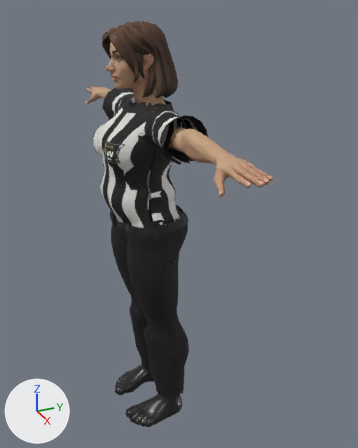
An edit to the glTF model game/assets/characters/aubrey_edwards.glb, drawn before and after from the same camera.
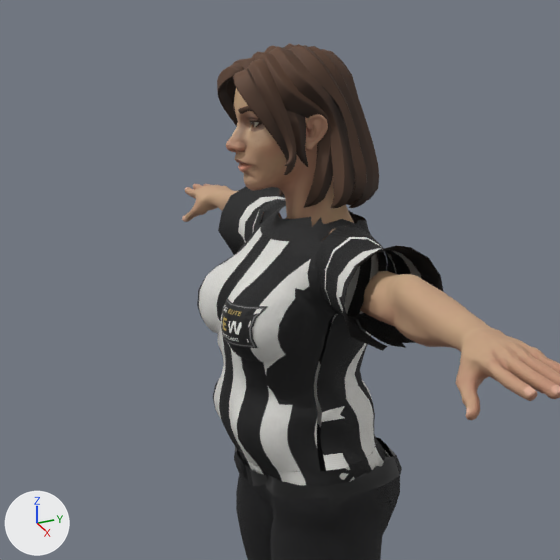
There are two pictures of each version: one whole from a 50 mm camera at (1.843, -0.647, 1.855) aimed at (0.03, 0.169, 0.948), one close up on the part from 0% to 73% of the width and 0% to 59% of the height. Every picture has the same lights, and +X, +Y and +Z are marked at lower left. The older version's two pictures come first.

The scene before the commit, as lines of its bpy script (objects in view):
```python
me_aubrey_patch = bpy.data.meshes.new('Aubrey_Patch')
me_aubrey_patch.from_pydata(...)  # 35 vertices, 48 faces; spans x 0.039..0.1417, y -0.1599..-0.095, z 1.2942..1.3664
me_aubrey_patch.materials.append(mat_m_refpatch)  # picture img_t_aubrey_patch
me_aubrey_trousers = bpy.data.meshes.new('Aubrey_Trousers')
me_aubrey_trousers.from_pydata(...)  # 1150 vertices, 2066 faces; spans x -0.217..0.217, y -0.117..0.192, z 0.089..1.039
# faces by material slot: [1998, 68]
me_aubrey_trousers.materials.append(mat_m_trousers)
me_aubrey_trousers.materials.append(mat_m_belt)
me_hair_long = bpy.data.meshes.new('Hair_Long')
me_hair_long.from_pydata(...)  # 1521 vertices, 2906 faces; spans x -0.122..0.122, y -0.109..0.162, z 1.501..1.777
me_hair_long.materials.append(mat_mi_hair_2_001)
ob_aubrey_hair = bpy.data.objects.new('Aubrey_Hair', me_hair_long)
ob_aubrey_hair.location = (0.0, 0.0, 0.0)
ob_aubrey_patch = bpy.data.objects.new('Aubrey_Patch', me_aubrey_patch)
ob_aubrey_patch.location = (0.0, 0.0, 0.0)
ob_aubrey_trousers = bpy.data.objects.new('Aubrey_Trousers', me_aubrey_trousers)
ob_aubrey_trousers.location = (0.0, 0.0, 0.0)
# also in view: 'Aubrey_Body' at (0.0, 0.002, 1.559); 'Aubrey_Shirt' at (0.0, 0.012, 1.226)
```
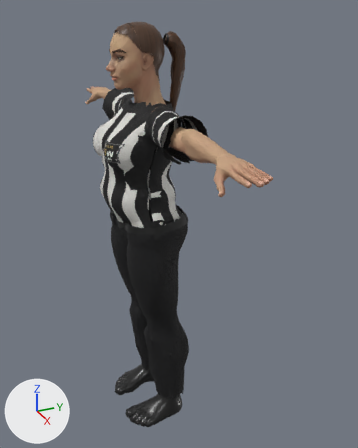
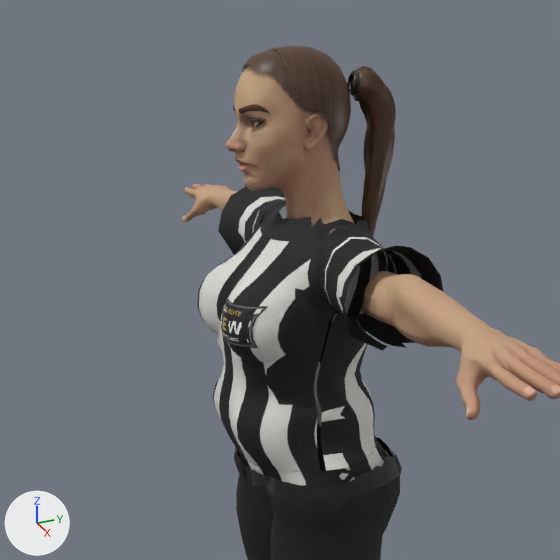
Edits to the bpy script that builds the scene:
```text
Add img_t_aubrey_strands:
    img_t_aubrey_strands = load_image('T_Aubrey_Strands', '_unpacked/T_Aubrey_Strands', 128, 256, 'sRGB')
Add mat_m_aubreyhair_001:
    mat_m_aubreyhair_001 = principled_material('M_AubreyHair.001')
    mat_m_aubreyhair_001.texture = img_t_aubrey_strands  # with its transparency
    mat_m_aubreyhair_001.roughness = 0.45
Add mat_m_hairtie:
    mat_m_hairtie = principled_material('M_HairTie')
    mat_m_hairtie.base_color = (0.01, 0.01, 0.01)  # black #191919
    mat_m_hairtie.roughness = 0.4
Add mat_m_aubreyhair:
    mat_m_aubreyhair = bpy.data.materials.new('M_AubreyHair')
    # uses the picture img_t_aubrey_strands
Add me_aubrey_ponytail:
    me_aubrey_ponytail.from_pydata(...)  # 465 vertices, 912 faces; spans x -0.031..0.033, y 0.118..0.209, z 1.395..1.739
    me_aubrey_ponytail.materials.append(mat_m_aubreyhair_001)  # picture img_t_aubrey_strands
Add me_aubrey_hairtie:
    me_aubrey_hairtie.from_pydata(...)  # 128 vertices, 256 faces; spans x -0.022..0.022, y 0.1222..0.1354, z 1.689..1.7327
    me_aubrey_hairtie.materials.append(mat_m_hairtie)  # black #191919
Add me_aubrey_haircap:
    me_aubrey_haircap.from_pydata(...)  # 463 vertices, 746 faces; spans x -0.092..0.092, y -0.088..0.116, z 1.561..1.774
    me_aubrey_haircap.materials.append(mat_m_aubreyhair)
Remove ob_aubrey_hair:
    ob_aubrey_hair = bpy.data.objects.new('Aubrey_Hair', me_hair_long)
    ob_aubrey_hair.location = (0.0, 0.0, 0.0)
Add ob_aubrey_ponytail:
    ob_aubrey_ponytail = bpy.data.objects.new('Aubrey_Ponytail', me_aubrey_ponytail)
    ob_aubrey_ponytail.location = (0.0, 0.0, 0.0)
Add ob_aubrey_hairtie:
    ob_aubrey_hairtie = bpy.data.objects.new('Aubrey_HairTie', me_aubrey_hairtie)
    ob_aubrey_hairtie.location = (0.0, 0.0, 0.0)
Add ob_aubrey_haircap:
    ob_aubrey_haircap = bpy.data.objects.new('Aubrey_HairCap', me_aubrey_haircap)
    ob_aubrey_haircap.location = (0.0, 0.0, 0.0)
```

Changed parts and their boxes [x1, y1, x2, y2] in the close-ups (560 x 560 px):
'Aubrey_Hair', deleted (brown): before [217, 43, 379, 208]
'Aubrey_HairCap', added (brown): after [242, 46, 351, 171]
'Aubrey_Ponytail', added (brown): after [347, 66, 396, 237]
'Aubrey_HairTie', added: after [348, 70, 360, 96]
